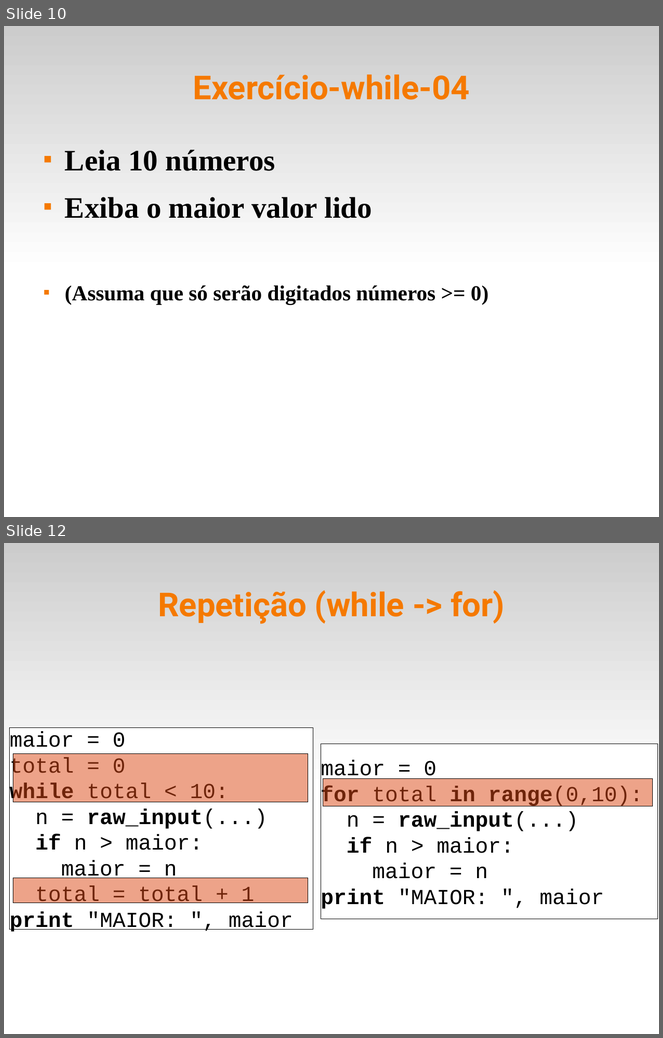
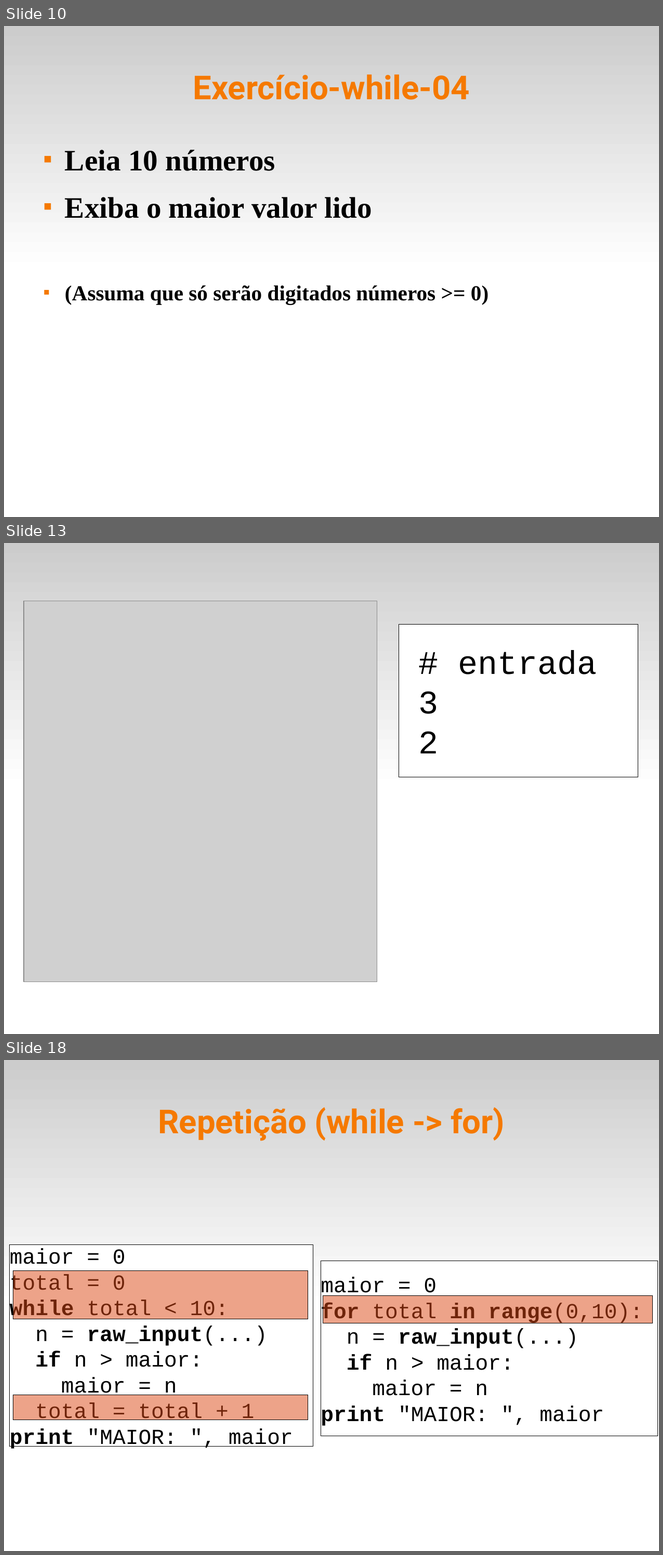
Before and after one commit to fsantanna-uerj/IPD, a slide deck: slides/ipd-05-while.odp. Shown one above the other, each under a label of ours: slides 10 and 12 before the commit, slides 10, 13 and 18 after it; the slides between them are not shown. The pictures are 663x1038 and 663x1555 pixels, drawn with LibreOffice and Linux fonts; fonts in the diff are those of the drawing; grey boxes stand for pictures. Boxes give left, top, right and bottom in pixels: in the first picture for what was removed or moved away, otherwise in the second. Text is boxed around its words. In the diff, an @@ line names an element or a change of style, - is before the commit and + after.

```diff
--- a/slides/ipd-05-while.odp
+++ b/slides/ipd-05-while.odp
@@ slide 13 added at (4,543,659,1034), background #FFFFFF; not listed: 1 template element that a slide beside it also shows @@
@@ picture added at (24,601,377,982) @@
@@ rectangle added at (399,625,638,777), fill #FFFFFF, outline #000000 0 pt, 40 pt, text #000000 @@
+# entrada
+3
+2
@@ what was slide 12 is now slide 18 @@
```
Also in this commit, not shown: 5 other slides added, 6 other files.
